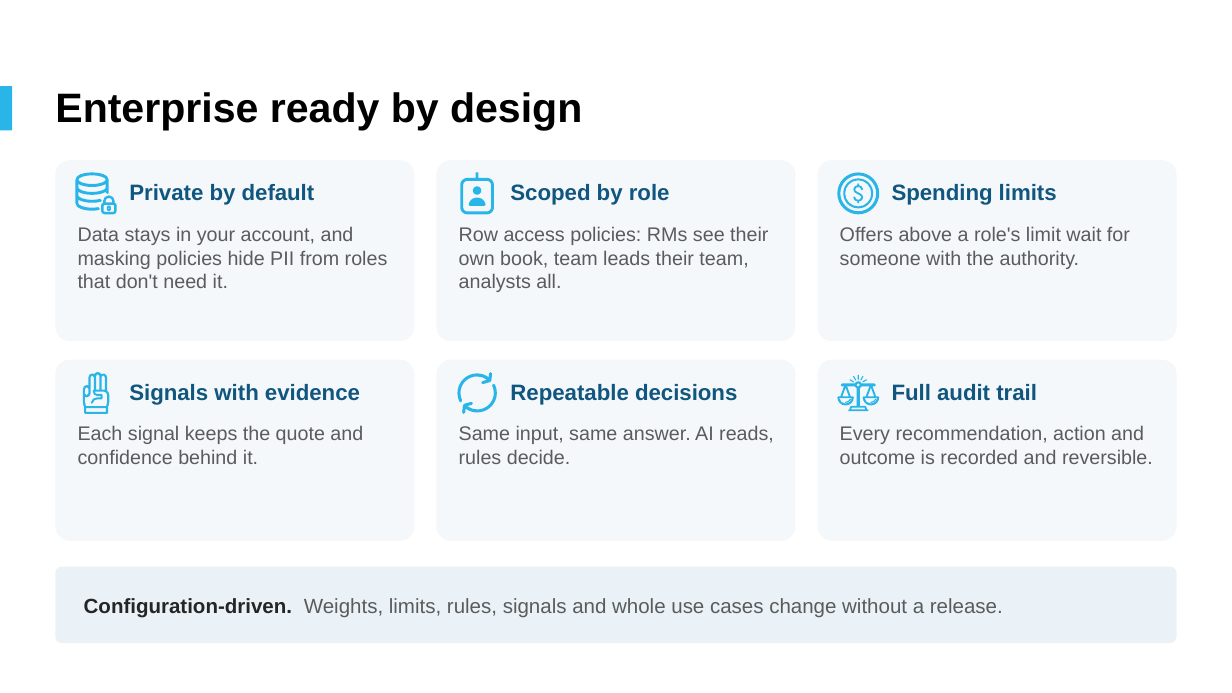
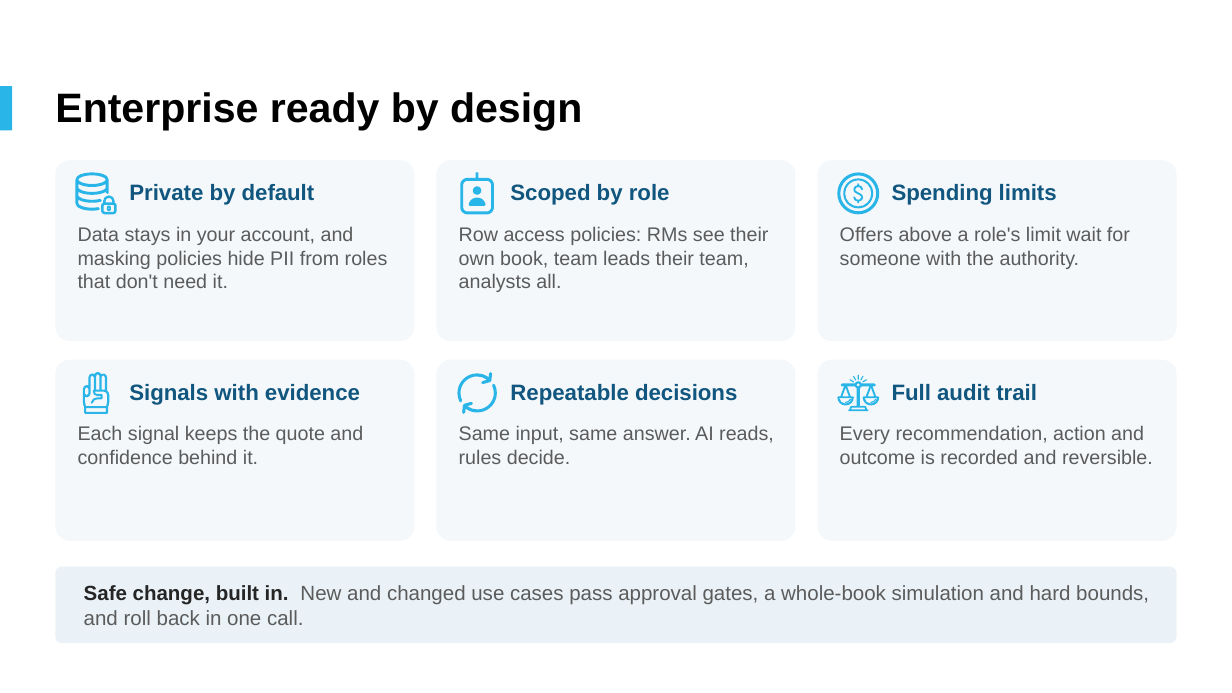
Before and after one commit to sairajsawant/snowflake-c360, a slide deck: slide 16 of deck/Customer360_Decisioning_Platform_Snowflake.pptx (slide 14 before the commit). Drawn at 1232x693 pixels with LibreOffice and Linux fonts; fonts in the diff are those of the drawing; background and template pictures are left out. Boxes give left, top, right and bottom in pixels: in the first picture for what was removed or moved away, otherwise in the second. Text is boxed around its words. In the diff, an @@ line names an element or a change of style, - is before the commit and + after.

```diff
--- a/deck/Customer360_Decisioning_Platform_Snowflake.pptx
+++ b/deck/Customer360_Decisioning_Platform_Snowflake.pptx
@@ text at (84,585,1149,625): text changed @@
-Configuration-driven. Weights, limits, rules, signals and whole use cases change without a release.
+Safe change, built in. New and changed use cases pass approval gates, a whole-book simulation and hard bounds, and roll back in one call.
```
Also in this commit, not shown: 6 other slides changed, 2 slides added, 37 other files.
